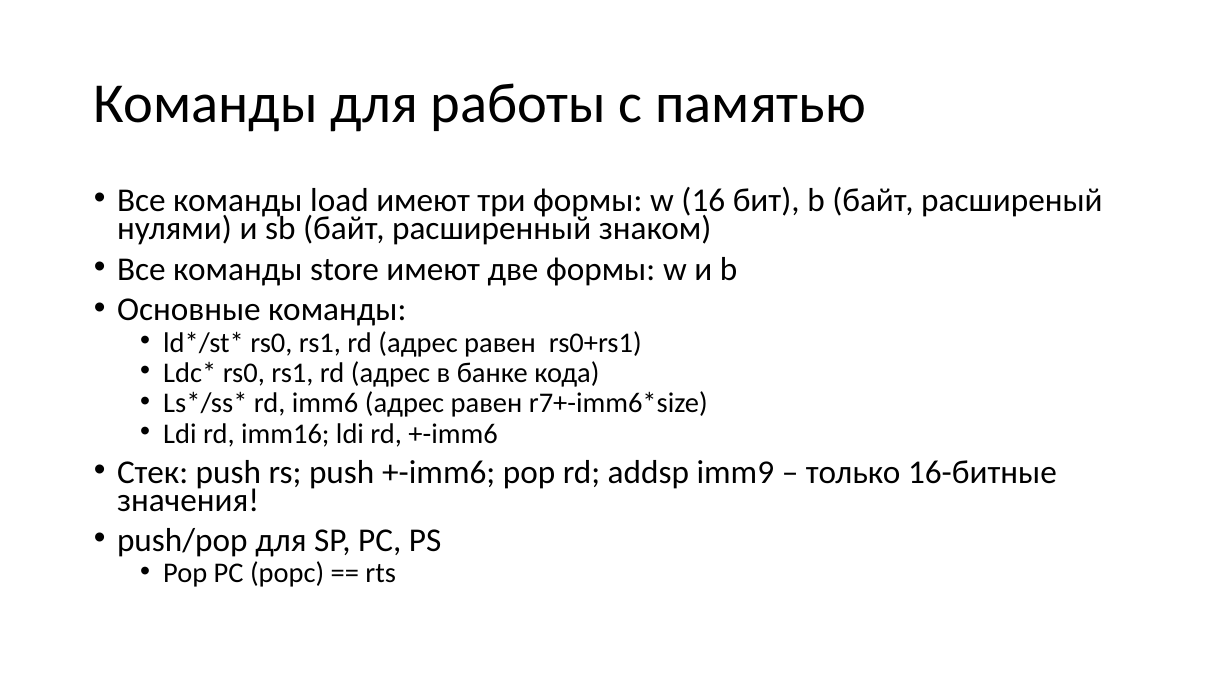
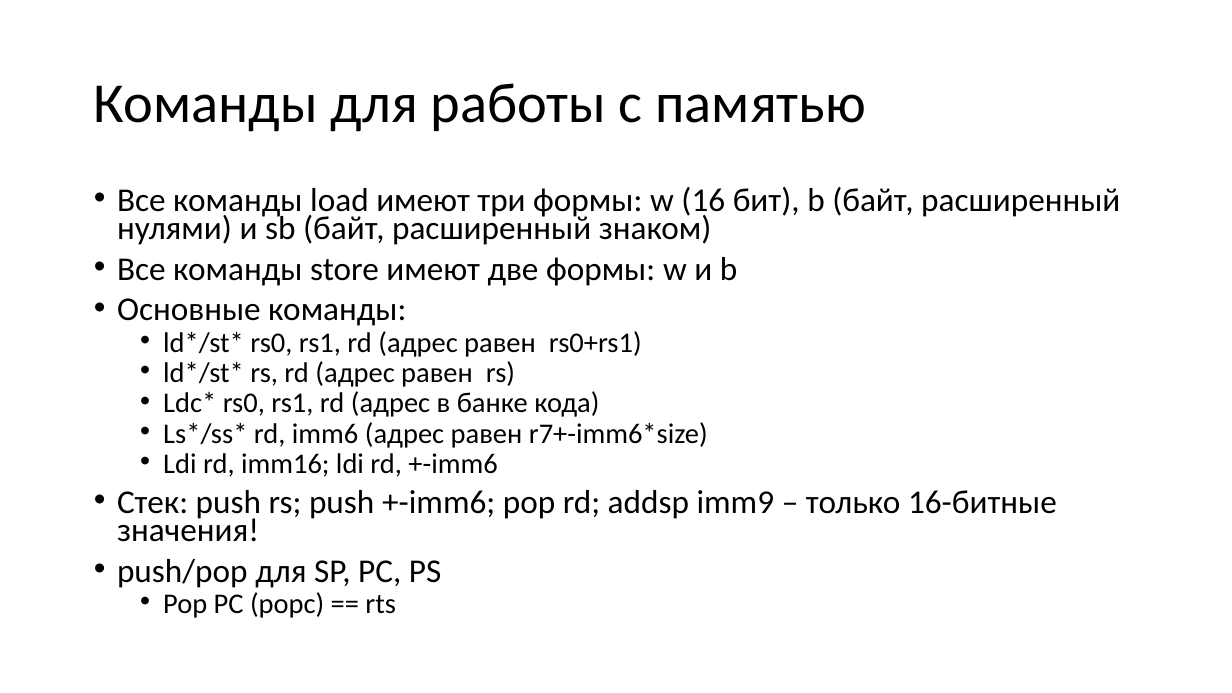
Before and after one commit to cdm-processors/cdm-devkit, a slide deck: slide 37 of docs/cdm16.pptx. Drawn at 1232x693 pixels with LibreOffice and Linux fonts; fonts in the diff are those of the drawing. Boxes give left, top, right and bottom in pixels: in the first picture for what was removed or moved away, otherwise in the second. Text is boxed around its words. In the diff, an @@ line names an element or a change of style, - is before the commit and + after.

Commit message:
fixed some errors and typos

```diff
--- a/docs/cdm16.pptx
+++ b/docs/cdm16.pptx
@@ text at (117, 187, 1120, 245): text changed @@
-• Все команды load имеют три формы: w (16 бит), b (байт, расширеный нулями) и sb (байт, расширенный знаком)
+• Все команды load имеют три формы: w (16 бит), b (байт, расширенный нулями) и sb (байт, расширенный знаком)
@@ text at (163, 361, 515, 387): paragraph added @@
+  • ld*/st* rs, rd (адрес равен rs)
```
Also in this commit, not shown: 2 other slides changed.
